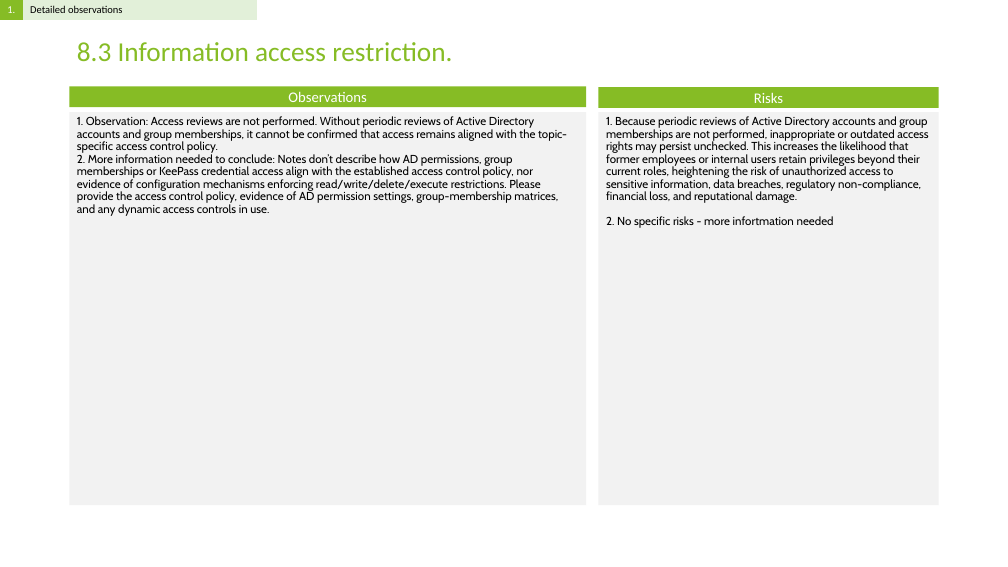
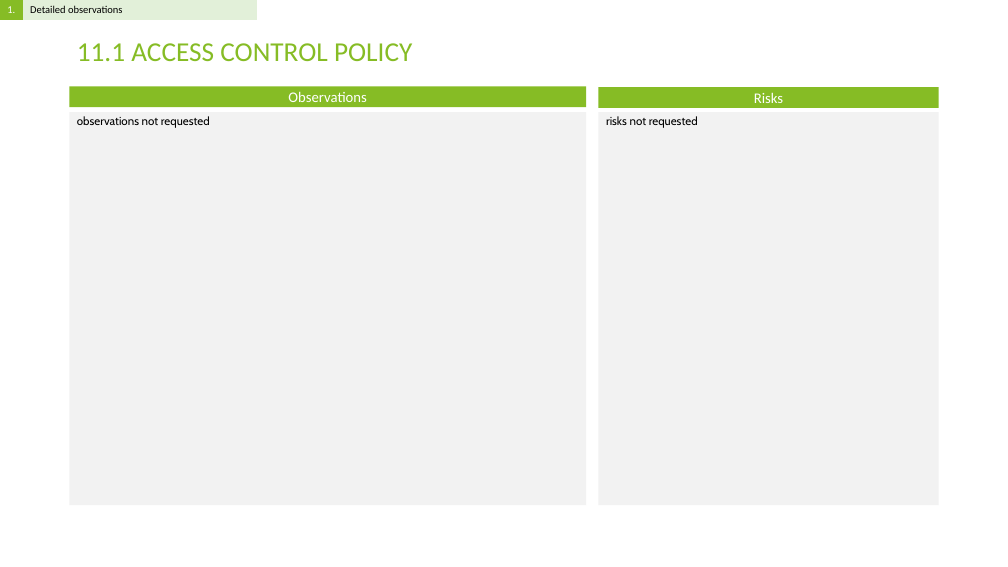
Before and after one commit to Rokas01/tprm, a slide deck: slide 71 of filename.pptx (slide 15 before the commit). Drawn at 1008x567 pixels with LibreOffice and Linux fonts; fonts in the diff are those of the drawing. Boxes give left, top, right and bottom in pixels: in the first picture for what was removed or moved away, otherwise in the second. Text is boxed around its words. In the diff, an @@ line names an element or a change of style, - is before the commit and + after.

```diff
--- a/filename.pptx
+++ b/filename.pptx
@@ title at bbox=[77, 43, 412, 61]: text changed @@
-8.3 Information access restriction.
+11.1 ACCESS CONTROL POLICY
@@ text at bbox=[77, 116, 210, 128]: text changed @@
-1. Observation: Access reviews are not performed. Without periodic reviews of Active Directory accounts and group memberships, it cannot be confirmed that access remains aligned with the topic-specific access control policy.
-2. More information needed to conclude: Notes don’t describe how AD permissions, group memberships or KeePass credential access align with the established access control policy, nor evidence of configuration mechanisms enforcing read/write/delete/execute restrictions. Please provide the access control policy, evidence of AD permission settings, group-membership matrices, and any dynamic access controls in use.
+observations not requested
@@ text at bbox=[606, 116, 698, 128]: text changed @@
-1. Because periodic reviews of Active Directory accounts and group memberships are not performed, inappropriate or outdated access rights may persist unchecked. This increases the likelihood that former employees or internal users retain privileges beyond their current roles, heightening the risk of unauthorized access to sensitive information, data breaches, regulatory non-compliance, financial loss, and reputational damage.
-2. No specific risks - more infortmation needed
+risks not requested
```
Also in this commit, not shown: 7 other slides changed, 93 slides added, 11 slides removed, 2 other files.
